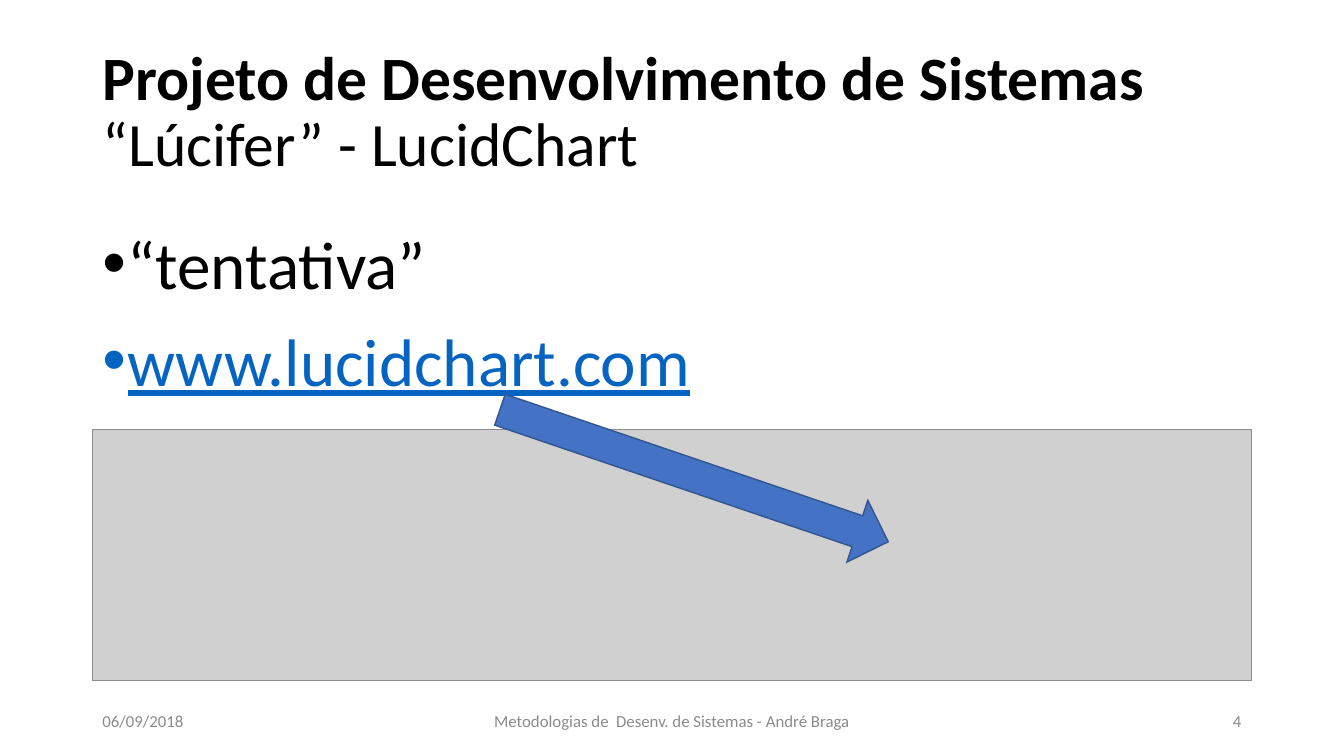
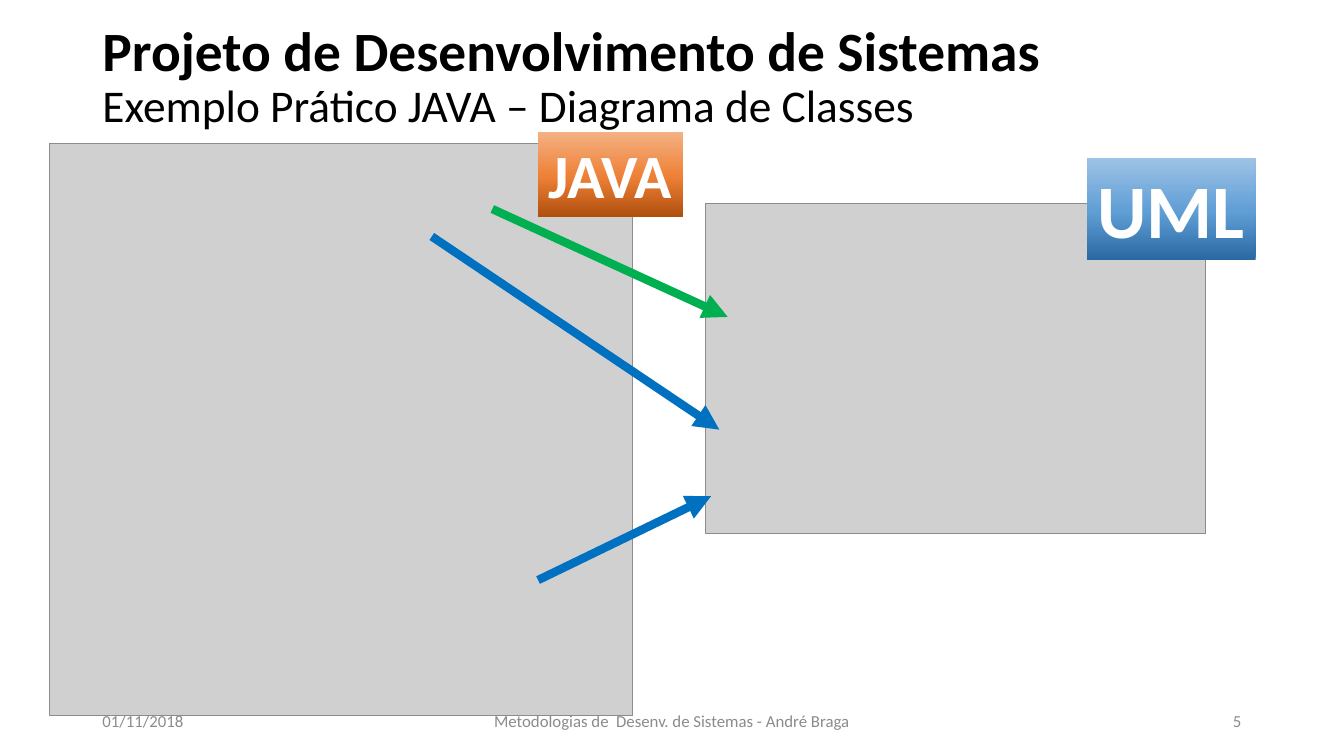
Before and after one commit to LeoCaronezi/CURSOS, a slide deck: slide 5 of Metodologias de Desenvolvimento de Sistemas/CCT0431 - METE DES DE SIST_Aula_04_2018_02 .pptx (slide 4 before the commit). Drawn at 1344x756 pixels with LibreOffice and Linux fonts; fonts in the diff are those of the drawing; grey boxes stand for pictures. Boxes give left, top, right and bottom in pixels: in the first picture for what was removed or moved away, otherwise in the second. Text is boxed around its words. In the diff, an @@ line names an element or a change of style, - is before the commit and + after.

Commit message:
Met Desenvolvimento de Sistemas

```diff
--- a/Metodologias de Desenvolvimento de Sistemas/CCT0431 - METE DES DE SIST_Aula_04_2018_02 .pptx
+++ b/Metodologias de Desenvolvimento de Sistemas/CCT0431 - METE DES DE SIST_Aula_04_2018_02 .pptx
@@ title at (102, 32, 1039, 134): text changed; size 44 to 32.4 pt; bold off @@
-Projeto de Desenvolvimento de Sistemas
-“Lúcifer” - LucidChart
+Projeto de Desenvolvimento de Sistemas
+Exemplo Prático JAVA – Diagrama de Classes
@@ picture added at (50, 143, 633, 716) @@
@@ rectangle added at (538, 132, 684, 217), fill gradient #B0500F to #EE8137 to #F4B183, 44 pt, text #FFFFFF, bold @@
+JAVA
@@ rectangle added at (1088, 158, 1256, 260), fill gradient #2A69A2 to #609ED6 to #9DC3E6, 54 pt, text #FFFFFF, bold @@
+UML
@@ arrow added from (492, 209) to (728, 317), #00B050 6 pt @@
@@ picture added at (706, 204, 1206, 533) @@
@@ arrow added from (432, 237) to (720, 430), #0070C0 6 pt @@
@@ text removed at (128, 240, 690, 402) @@
-• “tentativa”
-• www.lucidchart.com
@@ right arrow removed at (489, 379, 899, 574) @@
@@ picture removed at (93, 430, 1252, 681) @@
@@ arrow added from (538, 581) to (711, 496), #0070C0 6 pt @@
@@ text at (102, 714, 183, 728): text changed @@
-06/09/2018
+01/11/2018
@@ page number at (1233, 716, 1241, 727): text changed @@
-4
+5
```
Also in this commit, not shown: 10 other slides changed, 13 slides added, 2 slides removed, 1 other file.
